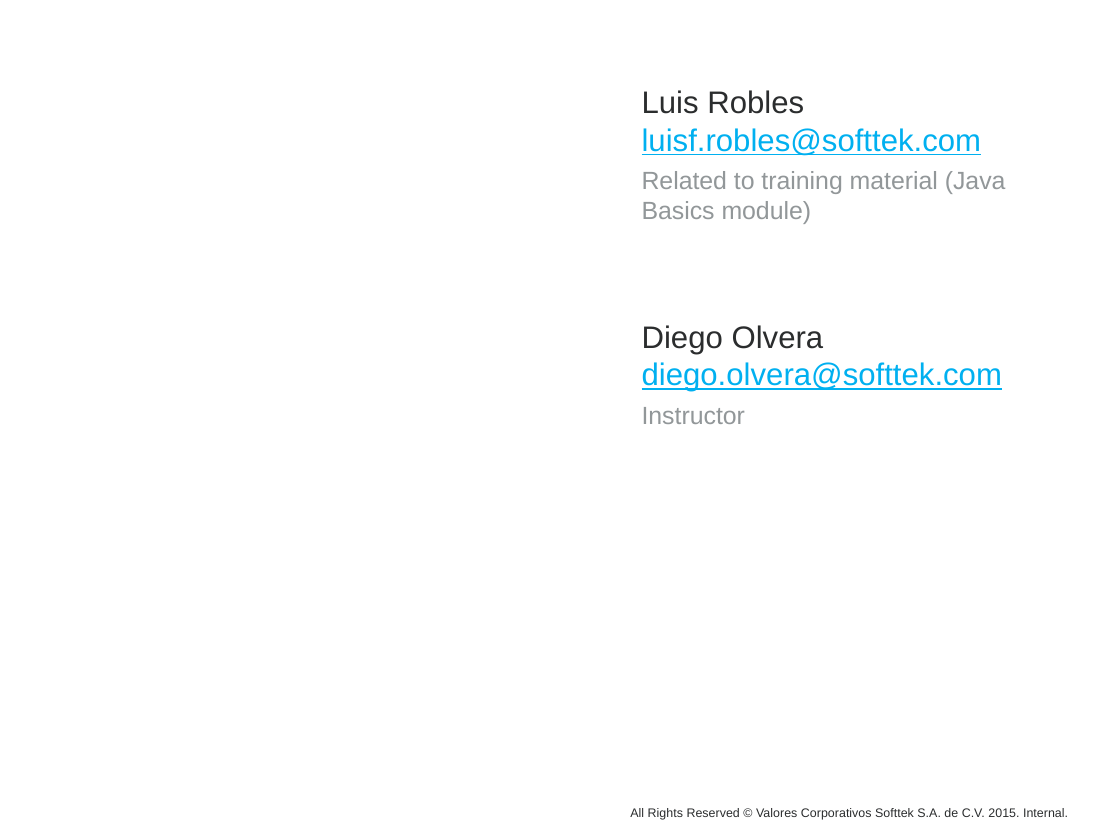
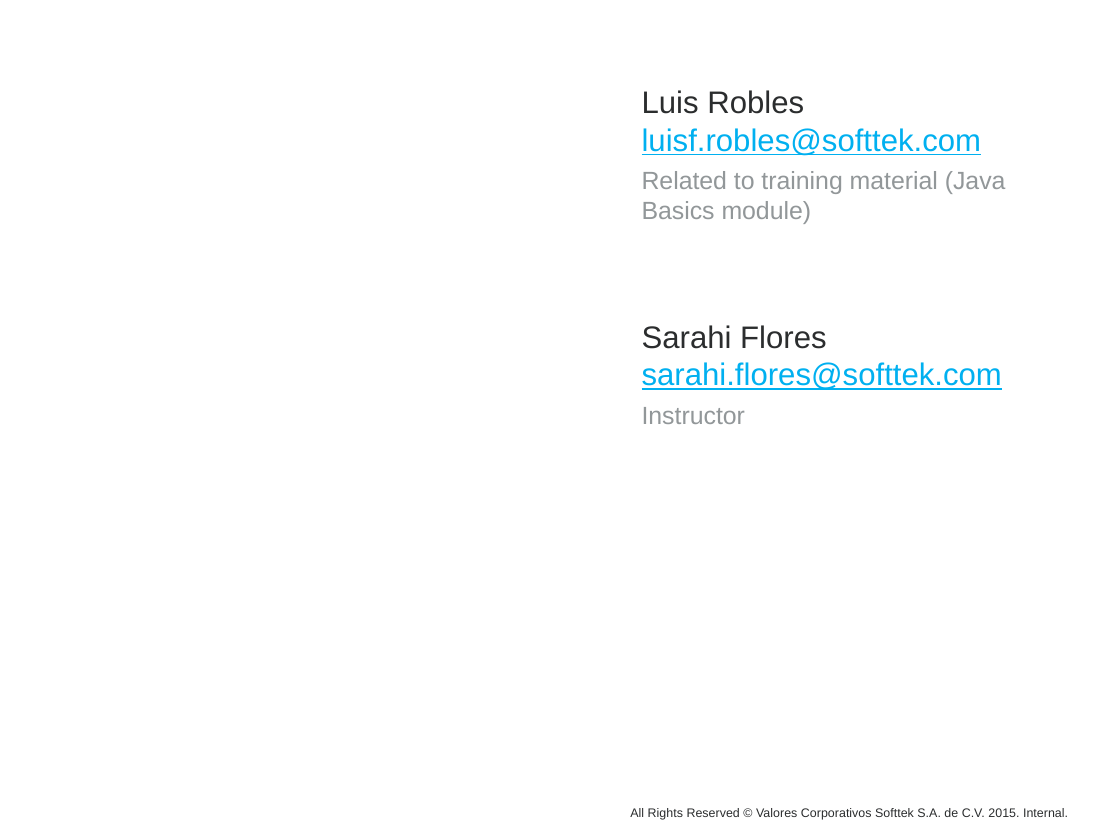
Before and after one commit to softtekAcademy/JavaCourse2016, a slide deck: slide 14 of JavaBasics-master/doc/Java Basics - [4] Abstract Classes-Interfaces-Inheritance-Polymorphism.pptx. Drawn at 1120x840 pixels with LibreOffice and Linux fonts; fonts in the diff are those of the drawing; background and template pictures are left out. Boxes give left, top, right and bottom in pixels: in the first picture for what was removed or moved away, otherwise in the second. Text is boxed around its words. In the diff, an @@ line names an element or a change of style, - is before the commit and + after.

```diff
--- a/JavaBasics-master/doc/Java Basics - [4] Abstract Classes-Interfaces-Inheritance-Polymorphism.pptx
+++ b/JavaBasics-master/doc/Java Basics - [4] Abstract Classes-Interfaces-Inheritance-Polymorphism.pptx
@@ text at box(642, 325, 1002, 390): text changed @@
-Diego Olvera
-diego.olvera@softtek.com
+Sarahi Flores
+sarahi.flores@softtek.com
```
Also in this commit, not shown: 2 other files.
